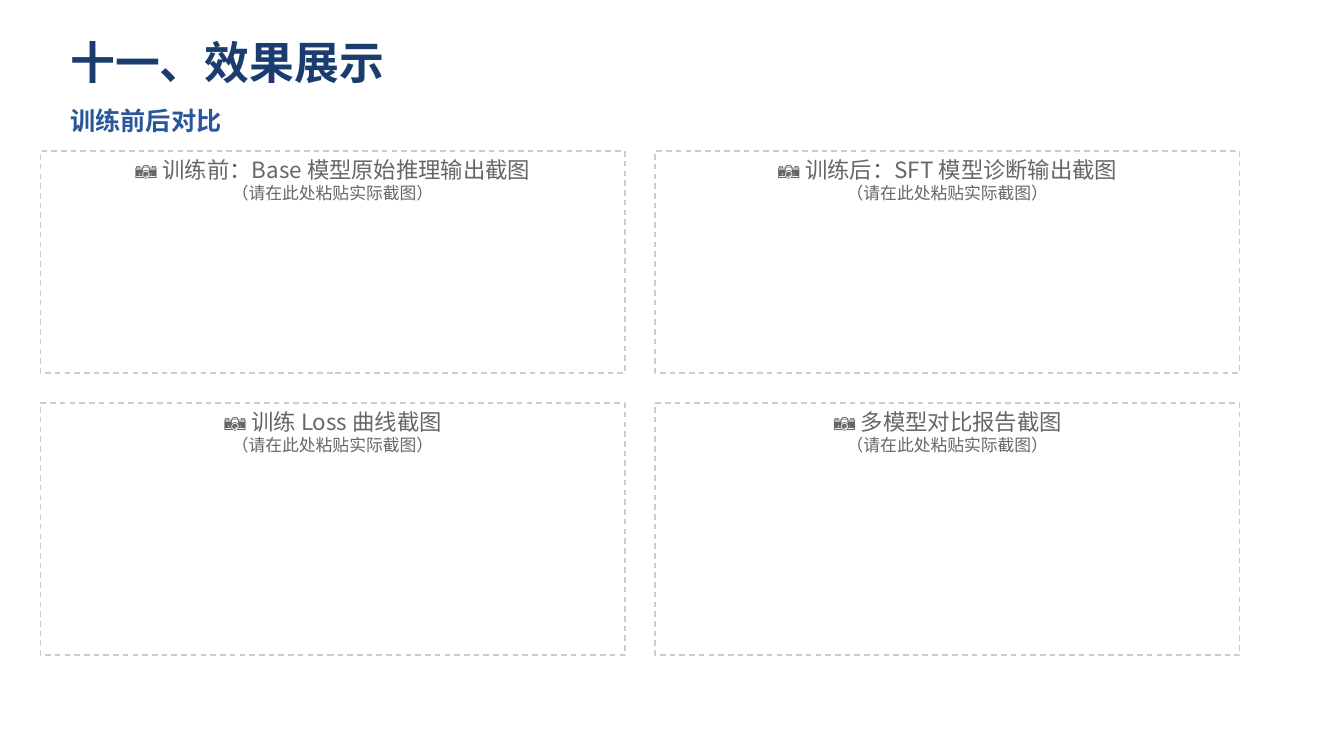
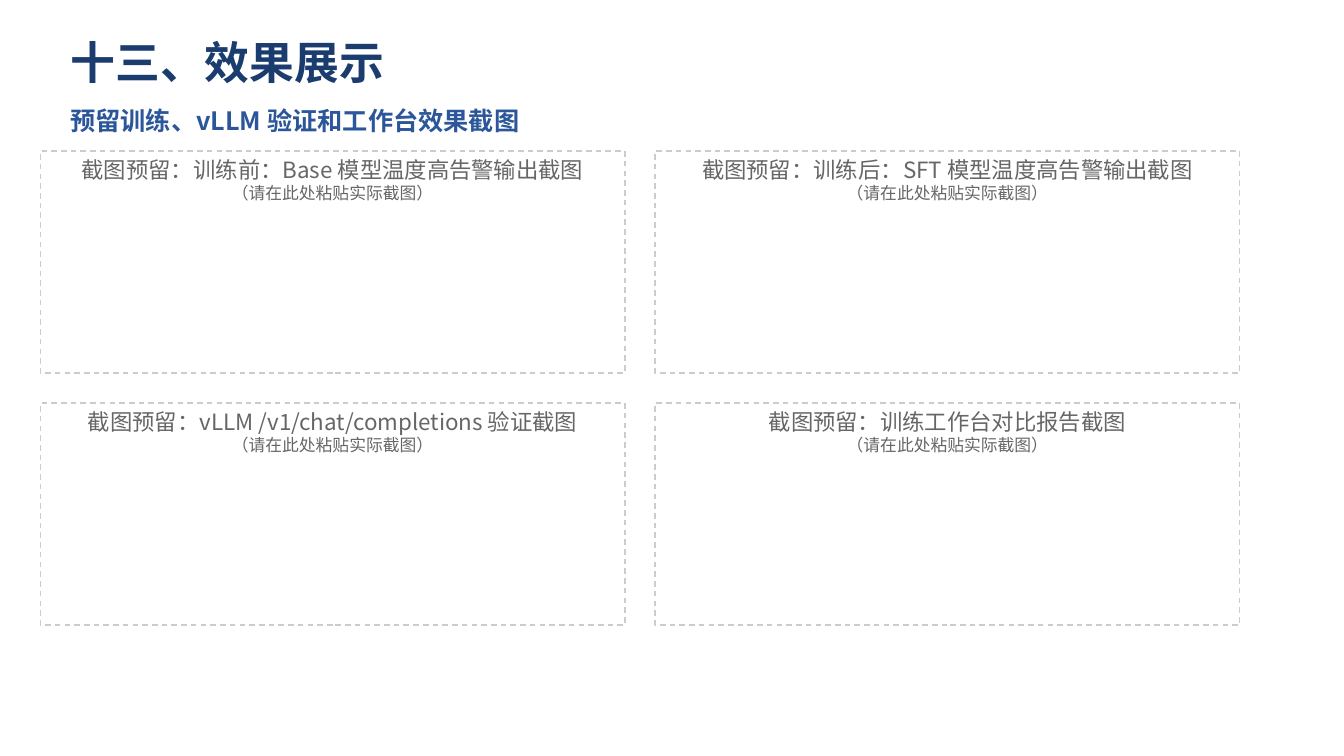
Before and after one commit to langdexuming/cccApp, a slide deck: slide 16 of resources/Qwen3.5-9B-Base动环告警诊断训练介绍.pptx. Drawn at 1344x756 pixels with LibreOffice and Linux fonts; fonts in the diff are those of the drawing. Boxes give left, top, right and bottom in pixels: in the first picture for what was removed or moved away, otherwise in the second. Text is boxed around its words. In the diff, an @@ line names an element or a change of style, - is before the commit and + after.

```diff
--- a/resources/Qwen3.5-9B-Base动环告警诊断训练介绍.pptx
+++ b/resources/Qwen3.5-9B-Base动环告警诊断训练介绍.pptx
@@ text at [70,41,384,83]: text changed @@
-十一、效果展示
+十三、效果展示
@@ text at [70,108,519,133]: text changed @@
-训练前后对比
+预留训练、vLLM 验证和工作台效果截图
@@ text in rectangle at [82,159,584,180]: text changed @@
-📷 训练前：Base 模型原始推理输出截图
+截图预留：训练前：Base 模型温度高告警输出截图
@@ text in rectangle at [702,159,1193,180]: text changed @@
-📷 训练后：SFT 模型诊断输出截图
+截图预留：训练后：SFT 模型温度高告警输出截图
@@ fill none to #F0F0F0 in 4 elements at [655,151,1240,373], [40,151,625,373], [655,403,1240,625], [40,403,625,625] @@
@@ rectangle "截图预留：vLLM /v1/chat/completions 验证截图": place and size @@
-rectangle "截图预留：vLLM /v1/chat/completions 验证截图" at [40,403,625,655]
+rectangle "截图预留：vLLM /v1/chat/completions 验证截图" at [40,403,625,625]
@@ text in rectangle at [88,411,577,435]: text changed @@
-📷 训练 Loss 曲线截图
+截图预留：vLLM /v1/chat/completions 验证截图
@@ rectangle "截图预留：训练工作台对比报告截图": place and size @@
-rectangle "截图预留：训练工作台对比报告截图" at [655,403,1240,655]
+rectangle "截图预留：训练工作台对比报告截图" at [655,403,1240,625]
@@ text in rectangle at [769,411,1126,432]: text changed @@
-📷 多模型对比报告截图
+截图预留：训练工作台对比报告截图
```
Also in this commit, not shown: 11 other slides changed, 5 slides added, 5 slides removed, 19 other files.
